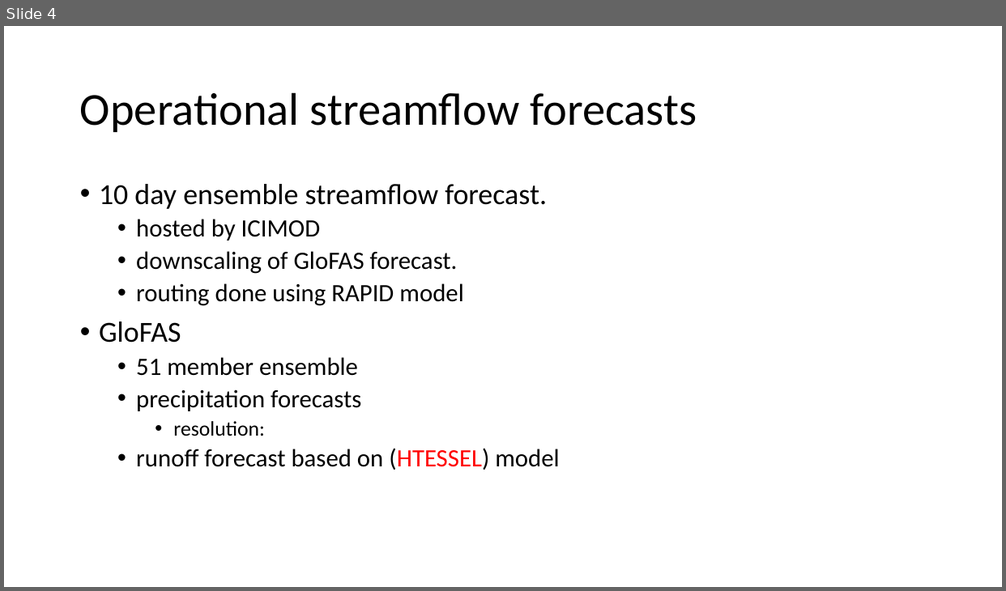
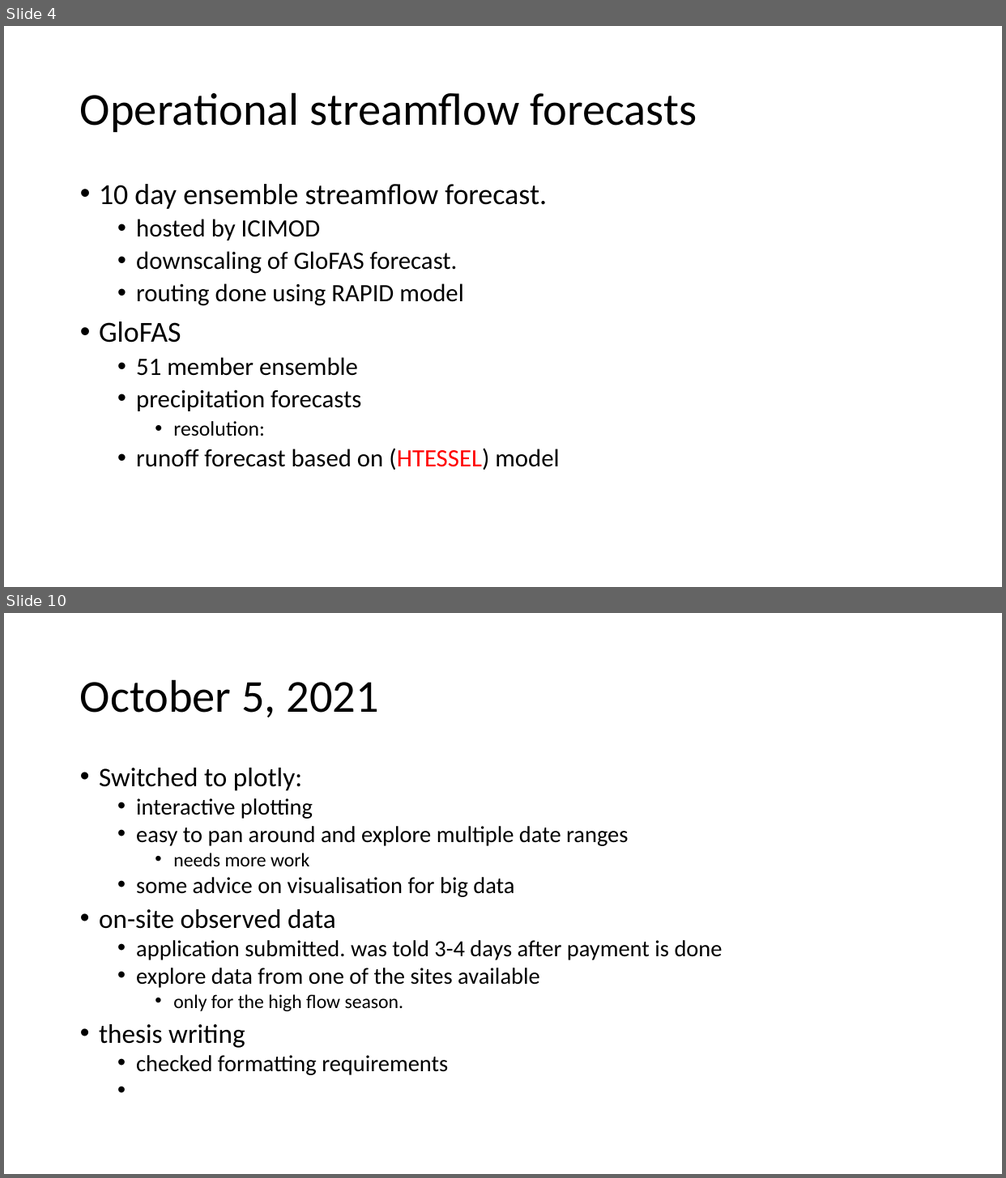
Before and after one commit to abhinabkadel/Thesis, a slide deck: Presentations/Thesis progress.pptx. Shown one above the other, each under a label of ours: slide 4 before the commit, slides 4 and 10 after it; the slides between them are not shown. The pictures are 1006x591 and 1006x1178 pixels, drawn with LibreOffice and Linux fonts; fonts in the diff are those of the drawing. Boxes give left, top, right and bottom in pixels: in the first picture for what was removed or moved away, otherwise in the second. Text is boxed around its words. In the diff, an @@ line names an element or a change of style, - is before the commit and + after.

Commit message:
thesis presentation

```diff
--- a/Presentations/Thesis progress.pptx
+++ b/Presentations/Thesis progress.pptx
@@ slide 10 added at [4,613,1002,1174], background #FFFFFF @@
@@ title added at [80,679,379,717], 44 pt, text #000000 @@
+October 5, 2021
@@ text added at [99,768,722,1076], 22.2 pt, text #000000 @@
+• Switched to plotly:
+  • interactive plotting
+  • easy to pan around and explore multiple date ranges
+    • needs more work
+  • some advice on visualisation for big data
+• on-site observed data
+  • application submitted. was told 3-4 days after payment is done
+  • explore data from one of the sites available
+    • only for the high flow season.
+• thesis writing
+  • checked formatting requirements
```
Also in this commit, not shown: 12 other slides added, 1 slide removed.
